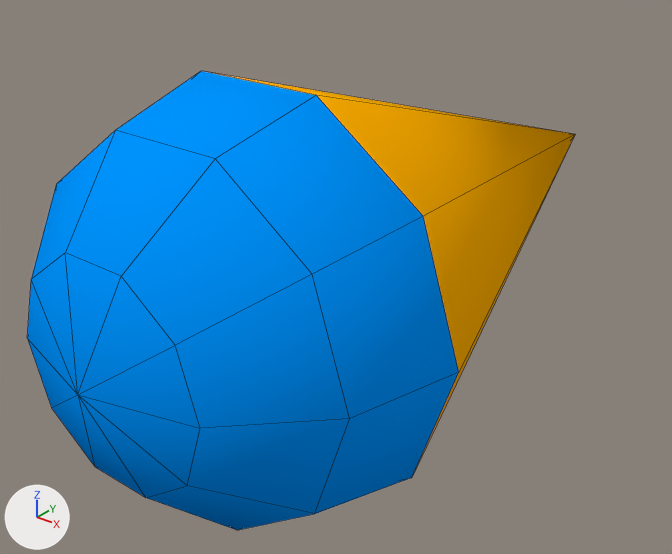
The Blender file HelmetHUD_Gravity.blend as it was, and as the next commit left it.
Both versions are drawn from a 50 mm lens placed at (0.00598, -0.00628, 0.00441), pointed at (-0.00079, 0.00218, -0.00083). Arrows for +X, +Y and +Z are at lower left; the lights stay in place. Mesh edges are drawn as thin lines. The same objects are shown in both versions, whatever each file hides.

In view in the first picture: 'GravityDir'.
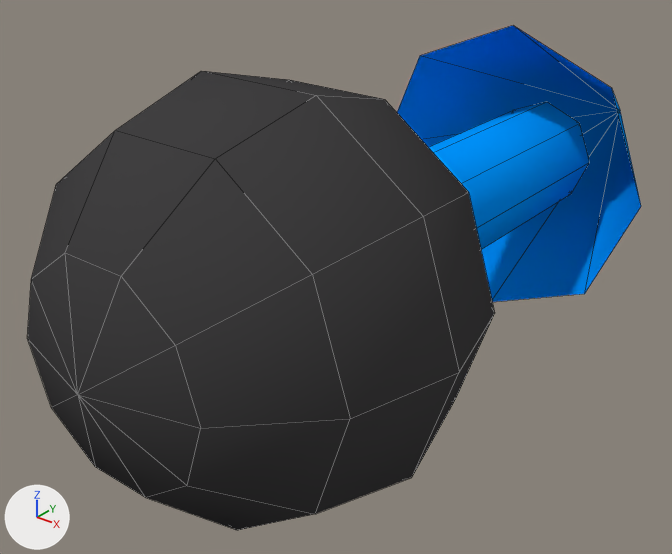
Location of each change, (x1, y1, x2, y2) in pixels of the pictures (672 x 554 px):
'GravityDir', reshaped (12% wider, 10% taller): before (27, 71, 575, 530); after (27, 26, 641, 530)

What the commit changed:
Object 'GravityDir' (ob_gravitydir) now shows me_cube_006 instead of me_cube_003.
